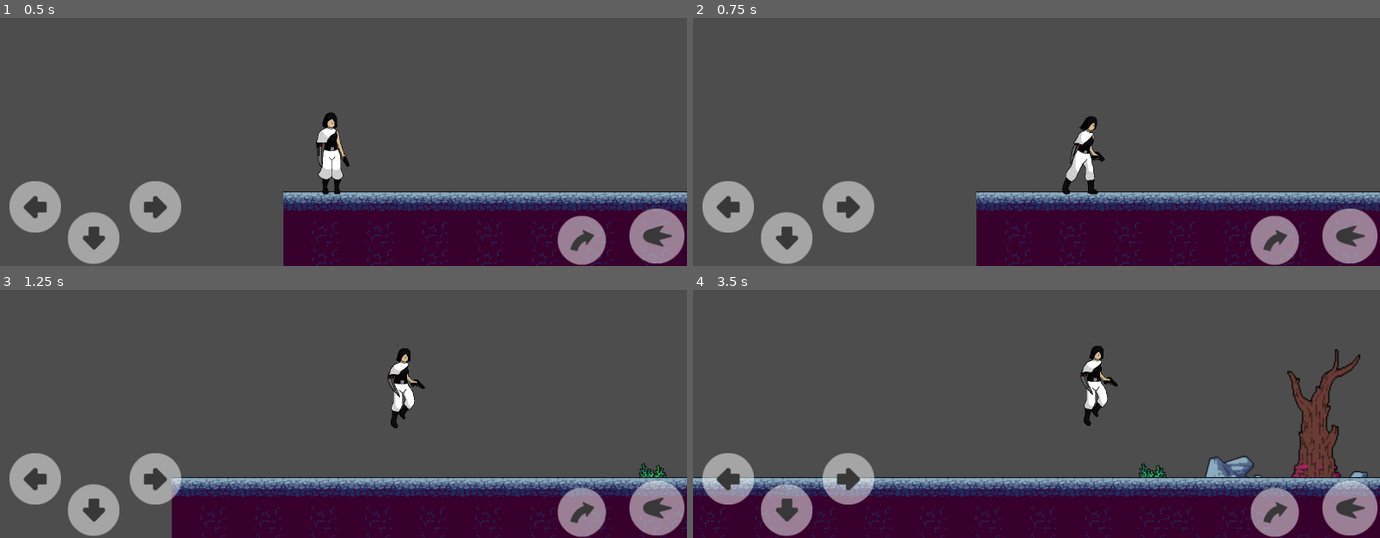
Above: before the commit, frames 1-4 (two rows, left to right).
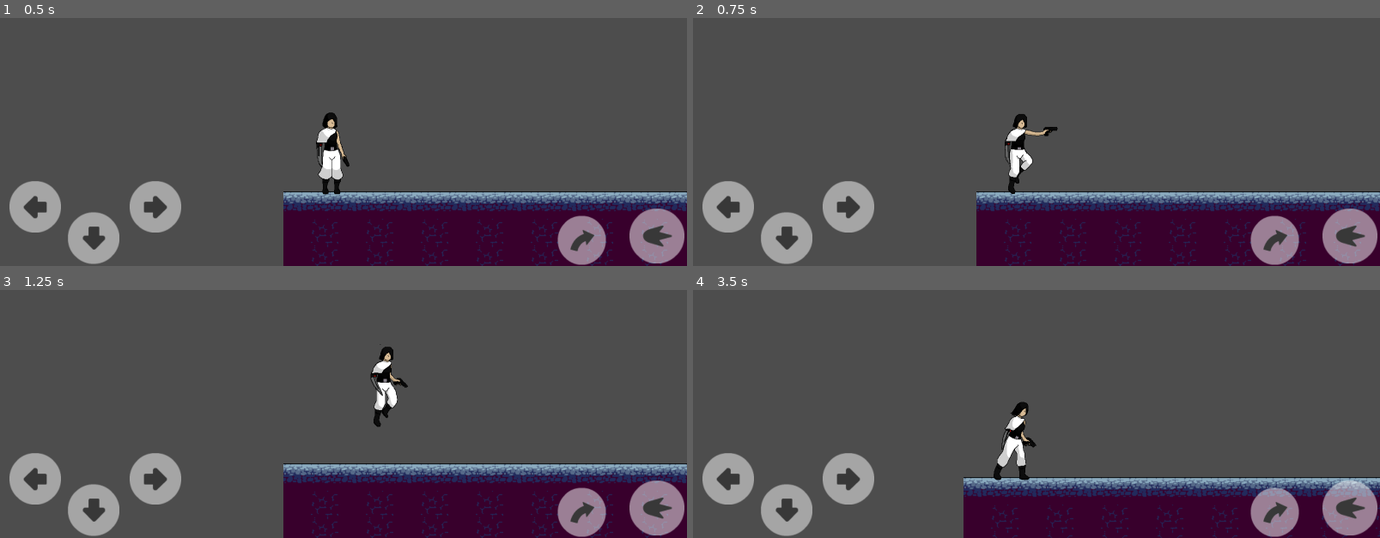
Above: after the commit, the same moments.

Repository: Corsa-Technologies/Terra1-seguro
Game: Godot game, scene res://Níveis/Nível 1.tscn
Two runs of this game, one before a commit and one after it. Both use one fixed random seed, a clock stepped at 60 frames per second and the inputs below. This scene is started directly instead of the project's main scene.
Inputs:
- Up to frame 1 (0.5 s): no input
- Up to frame 2 (0.75 s): tap Enter at 0.5 s; hold Right (ui_right) from 0.53 s (still down); hold Backspace (tiro, bound only after the commit) from 0.53 s (still down)
- Up to frame 3 (1.25 s): keep holding Right (ui_right); keep holding Backspace (tiro, bound only after the commit); tap Up (ui_up) at 0.77, 0.8, 1.07 s
- Up to frame 4 (3.5 s): release Backspace (tiro, bound only after the commit) at 1.28 s; tap Up (ui_up) at 1.35, 1.52, 1.82, 2.3, 3.02, 3.32 s; tap Backspace (tiro, bound only after the commit) at 1.55, 2.85 s; release Right (ui_right) at 2.03 s; hold Left (ui_left) 2.03-2.78 s; hold Backspace (tiro, bound only after the commit) 2.03-2.78 s; hold Right (ui_right) from 2.78 s (still down)

Frame 1 is identical in both runs. In frame 2, 1.6% of the frame differs, in the area x 45-60%, y 38-72%; in frame 3, 13%; in frame 4, 15%, in the area x 0-100%, y 22-100%.

Commit message:
"adicionado animação de tiro"
Signed-off-by: LucianoFO11 <lucianosaulo05@gmail.com>

Diff:
--- a/GUI/Controles/controlecanvas.tscn
+++ b/GUI/Controles/controlecanvas.tscn
@@ -58,6 +58,8 @@
 scale = Vector2(1.6, 1.6)
 texture_normal = ExtResource("8_2yf8t")
 texture_pressed = ExtResource("9_37sfi")
+passby_press = true
+action = "tiro"
 
 [connection signal="pressed" from="Control/Descer" to="." method="_on_descer_pressed"]
 [connection signal="released" from="Control/Descer" to="." method="_on_descer_released"]
--- a/Player/Scripts/movimento.gd
+++ b/Player/Scripts/movimento.gd
@@ -3,6 +3,7 @@
 var SPEED = 300.0
 const JUMP_VELOCITY = -350.0
 var canjump := true
+var is_shooting = false # Variável para controlar se o personagem está atirando
 @onready var coyote_timer = $CoyoteTimer as Timer
 @onready var animated_sprite = $AnimatedSprite2D # Referência ao AnimatedSprite2D
 @export var buffer_time: float = 0.15
@@ -23,7 +24,7 @@
 		velocity += get_gravity() * delta
 
 	# Suporta o "jump buffer".
-	if Input.is_action_just_pressed("ui_up"):
+	if Input.is_action_just_pressed("ui_up") and not is_shooting:
 		jump_buffered = true
 		buffer_timer = buffer_time
 
@@ -34,7 +35,7 @@
 			jump_buffered = false
 
 	# Suporta o pulo, incluindo o coyote time.
-	if jump_buffered and canjump:
+	if jump_buffered and canjump and not is_shooting:
 		pular()
 		jump_buffered = false
 		canjump = false
@@ -49,21 +50,22 @@
 	if canjump and coyote_timer.is_stopped() and not is_on_floor():
 		coyote_timer.start()
 
-	# Lógica de movimentação.
-	var direction := Input.get_axis("ui_left", "ui_right")
-	if direction != 0:
-		velocity.x = direction * SPEED
-		if is_on_floor():
-			animated_sprite.play("run") # Troca para animação de corrida se estiver no chão e se movendo
-		animated_sprite.flip_h = direction < 0 # Inverte o sprite se estiver movendo para a esquerda
-	else:
-		velocity.x = move_toward(velocity.x, 0, SPEED)
-		if is_on_floor():
-			animated_sprite.play("idle") # Troca para animação de idle se estiver parado no chão
+	# Lógica de movimentação, somente se não estiver atirando.
+	if not is_shooting:
+		var direction := Input.get_axis("ui_left", "ui_right")
+		if direction != 0:
+			velocity.x = direction * SPEED
+			if is_on_floor():
+				animated_sprite.play("run") # Troca para animação de corrida se estiver no chão e se movendo
+			animated_sprite.flip_h = direction < 0 # Inverte o sprite se estiver movendo para a esquerda
+		else:
+			velocity.x = move_toward(velocity.x, 0, SPEED)
+			if is_on_floor():
+				animated_sprite.play("idle") # Troca para animação de idle se estiver parado no chão
 
-	# Se o personagem estiver no ar, toca a animação de pulo.
-	if not is_on_floor():
-		animated_sprite.play("jump")
+		# Se o personagem estiver no ar, toca a animação de pulo.
+		if not is_on_floor():
+			animated_sprite.play("jump")
 
 	move_and_slide()
 
@@ -71,5 +73,18 @@
 	if event.is_action_pressed("ui_down") and is_on_floor():
 		position.y += 1
 
+	# Verifica se o botão "tiro" foi pressionado e o personagem não está atirando
+	if event.is_action_pressed("tiro") and not is_shooting:
+		is_shooting = true
+		velocity.x = 0 # Para o personagem de se mover enquanto atira
+		animated_sprite.play("tiro")
+		# Conecta o sinal de "animation_finished" com a função que será chamada quando a animação terminar
+		animated_sprite.connect("animation_finished", Callable(self, "_on_shoot_animation_finished"))
+
+func _on_shoot_animation_finished():
+	# Quando a animação de tiro termina, voltamos ao estado normal
+	is_shooting = false
+	animated_sprite.disconnect("animation_finished", Callable(self, "_on_shoot_animation_finished"))
+
 func _on_coyote_timer_timeout() -> void:
 	canjump = false
--- a/Player/playercena.tscn
+++ b/Player/playercena.tscn
@@ -35,6 +35,22 @@
 [sub_resource type="AtlasTexture" id="AtlasTexture_yxfcj"]
 atlas = ExtResource("2_2ortg")
 region = Rect2(894, 0, 130, 201)
+
+[sub_resource type="AtlasTexture" id="AtlasTexture_ihwnh"]
+atlas = ExtResource("2_2ortg")
+region = Rect2(150, 200, 150, 200)
+
+[sub_resource type="AtlasTexture" id="AtlasTexture_h4fiy"]
+atlas = ExtResource("2_2ortg")
+region = Rect2(300, 200, 150, 200)
+
+[sub_resource type="AtlasTexture" id="AtlasTexture_b1fvk"]
+atlas = ExtResource("2_2ortg")
+region = Rect2(450, 200, 150, 200)
+
+[sub_resource type="AtlasTexture" id="AtlasTexture_n2wrs"]
+atlas = ExtResource("2_2ortg")
+region = Rect2(0, 200, 150, 200)
 
 [sub_resource type="SpriteFrames" id="SpriteFrames_g48ma"]
 animations = [{
@@ -76,6 +92,23 @@
 "loop": true,
 "name": &"run",
 "speed": 8.5
+}, {
+"frames": [{
+"duration": 1.0,
+"texture": SubResource("AtlasTexture_ihwnh")
+}, {
+"duration": 1.0,
+"texture": SubResource("AtlasTexture_h4fiy")
+}, {
+"duration": 1.0,
+"texture": SubResource("AtlasTexture_b1fvk")
+}, {
+"duration": 1.0,
+"texture": SubResource("AtlasTexture_n2wrs")
+}],
+"loop": false,
+"name": &"tiro",
+"speed": 8.0
 }]
 
 [sub_resource type="RectangleShape2D" id="RectangleShape2D_3n7is"]
@@ -92,7 +125,7 @@
 position = Vector2(-5, 11)
 scale = Vector2(0.5, 0.485)
 sprite_frames = SubResource("SpriteFrames_g48ma")
-animation = &"jump"
+animation = &"tiro"
 
 [node name="CoyoteTimer" type="Timer" parent="."]
 one_shot = true
--- a/project.godot
+++ b/project.godot
@@ -29,6 +29,14 @@
 window/stretch/mode="viewport"
 window/stretch/aspect="expand"
 
+[input]
+
+tiro={
+"deadzone": 0.5,
+"events": [Object(InputEventKey,"resource_local_to_scene":false,"resource_name":"","device":0,"window_id":0,"alt_pressed":false,"shift_pressed":false,"ctrl_pressed":false,"meta_pressed":false,"pressed":false,"keycode":4194308,"physical_keycode":0,"key_label":0,"unicode":0,"location":0,"echo":false,"script":null)
+]
+}
+
 [input_devices]
 
 pointing/emulate_touch_from_mouse=true
Not shown: 1 places in Player/playercena.tscn that only renumber resources
